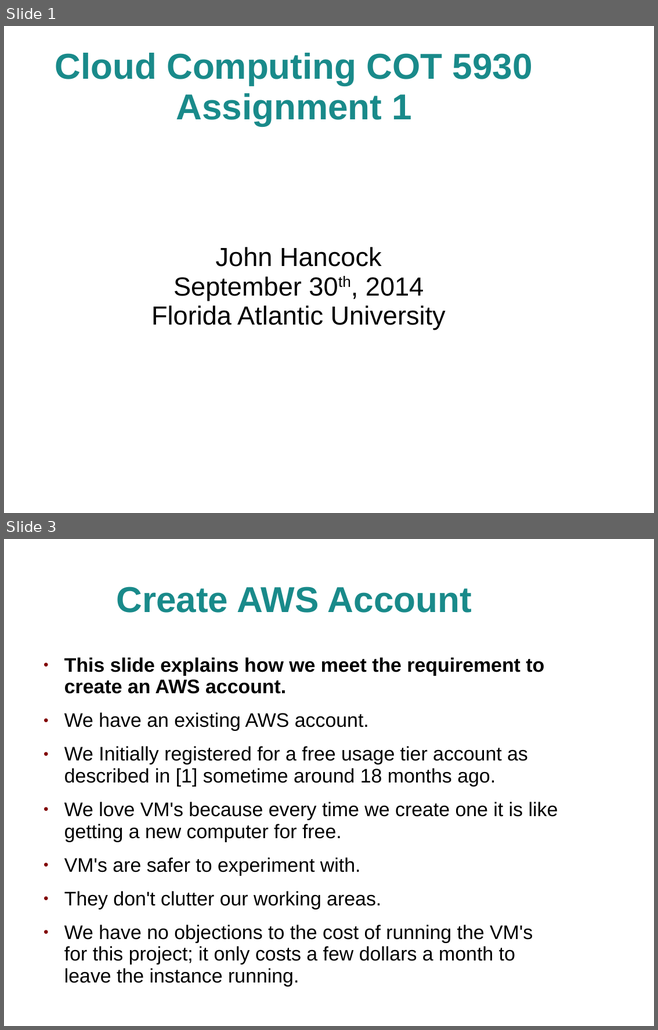
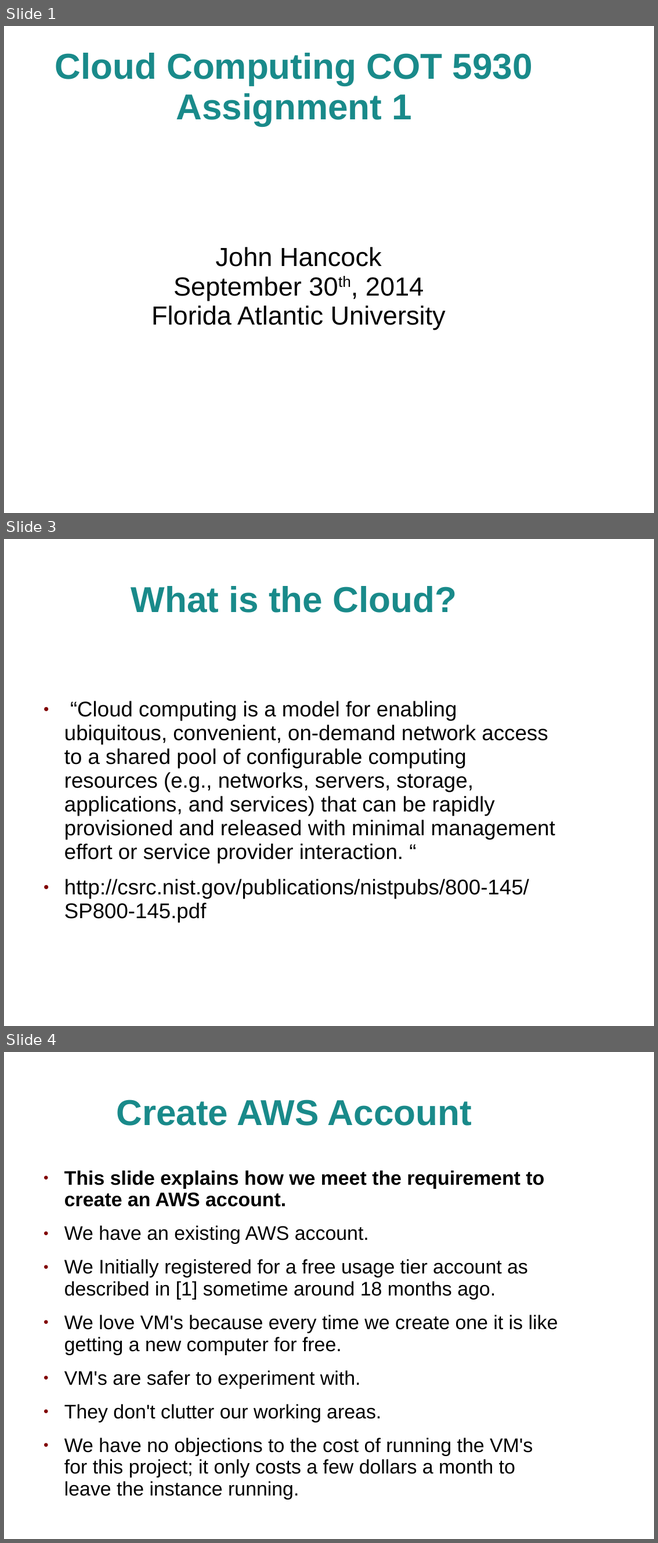
Before and after one commit to jhancock1975/cloud, a slide deck: assignment-1/assignment-1.ppt. Shown one above the other, each under a label of ours: slides 1 and 3 before the commit, slides 1, 3 and 4 after it; the slides between them are not shown. The pictures are 658x1030 and 658x1543 pixels, drawn with LibreOffice and Linux fonts; fonts in the diff are those of the drawing; background and template pictures are left out. Boxes give left, top, right and bottom in pixels: in the first picture for what was removed or moved away, otherwise in the second. Text is boxed around its words. In the diff, an @@ line names an element or a change of style, - is before the commit and + after.

```diff
--- a/assignment-1/assignment-1.ppt
+++ b/assignment-1/assignment-1.ppt
@@ slide 3 added at [4, 539, 654, 1026], background picture (left out) @@
@@ title added at [131, 586, 456, 613], 44 pt, text #198A8A, bold @@
+What is the Cloud?
@@ text added at [64, 701, 555, 922], 26 pt, text #000000 @@
+● “Cloud computing is a model for enabling ubiquitous, convenient, on-demand network access to a shared pool of configurable computing resources (e.g., networks, servers, storage, applications, and services) that can be rapidly provisioned and released with minimal management effort or service provider interaction. “
+● http://csrc.nist.gov/publications/nistpubs/800-145/SP800-145.pdf
@@ what was slide 3 is now slide 4 @@
```
Also in this commit, not shown: 2 slides changed, 15 other slides added, 1 slide removed, 4 other files.
